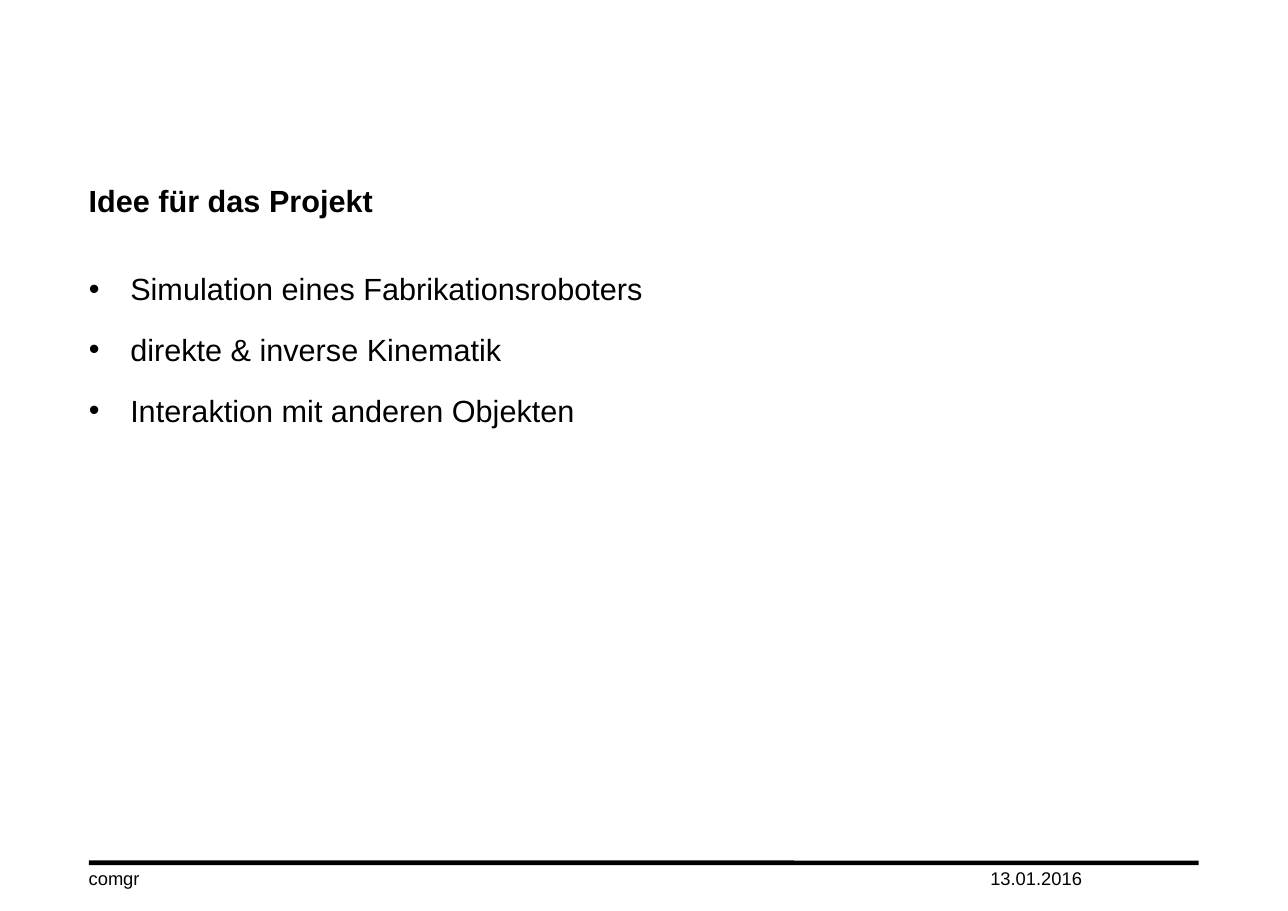
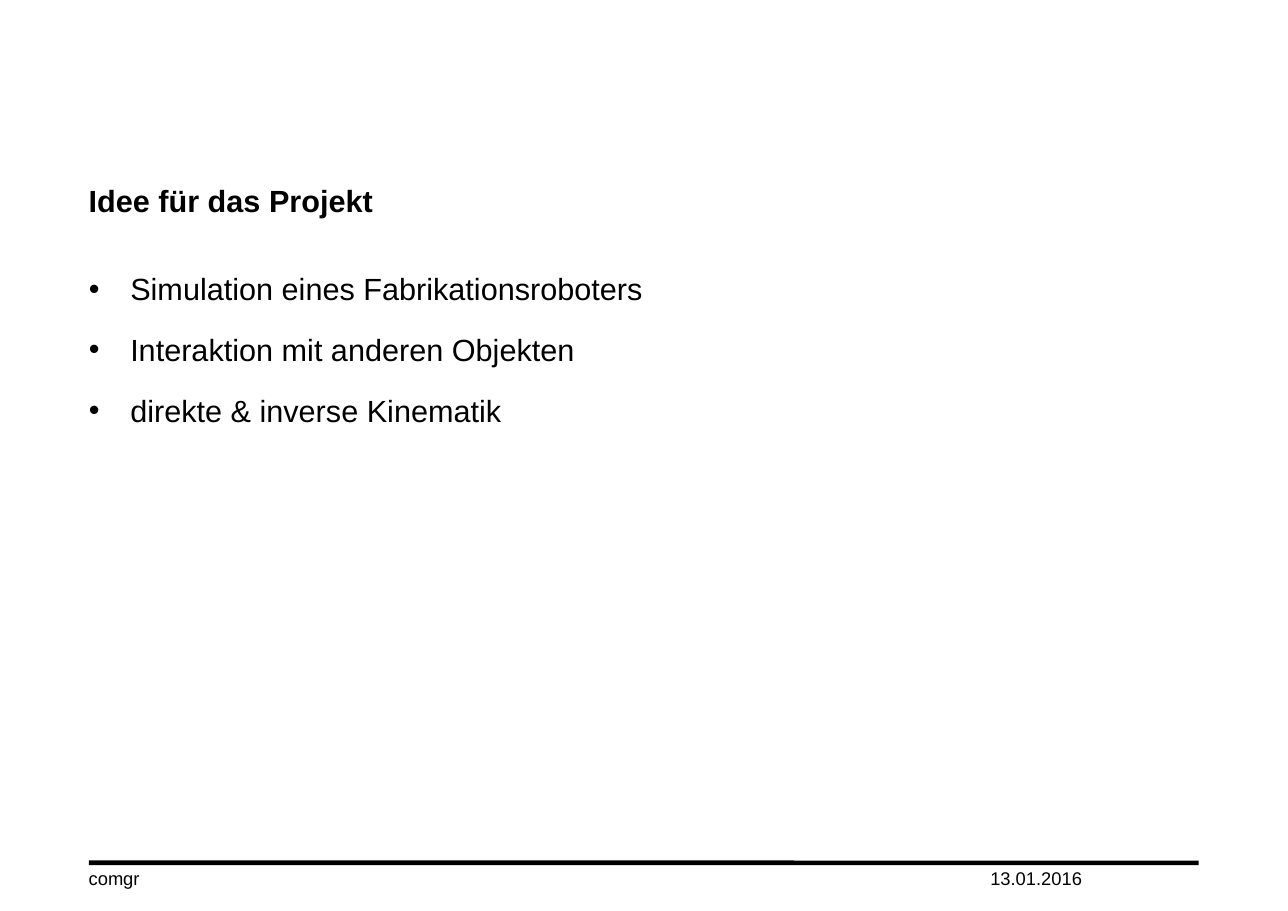
Before and after one commit to flofank/comgr, a slide deck: slide 4 of RoboSim/RoboSim.pptx. Drawn at 1288x911 pixels with LibreOffice and Linux fonts; fonts in the diff are those of the drawing; background and template pictures are left out. Boxes give left, top, right and bottom in pixels: in the first picture for what was removed or moved away, otherwise in the second. Text is boxed around its words. In the diff, an @@ line names an element or a change of style, - is before the commit and + after.

```diff
--- a/RoboSim/RoboSim.pptx
+++ b/RoboSim/RoboSim.pptx
@@ text at <box>130,338,575,367</box>: paragraph added @@
+• Interaktion mit anderen Objekten
@@ text at <box>130,399,575,427</box>: paragraph removed @@
-• Interaktion mit anderen Objekten
```
Also in this commit, not shown: 1 other slide changed.
